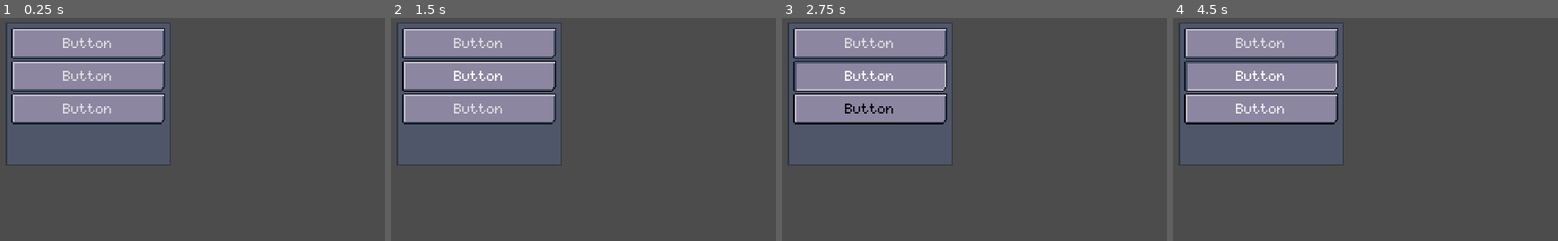
Above: before the commit, frames 1-4 (left to right).
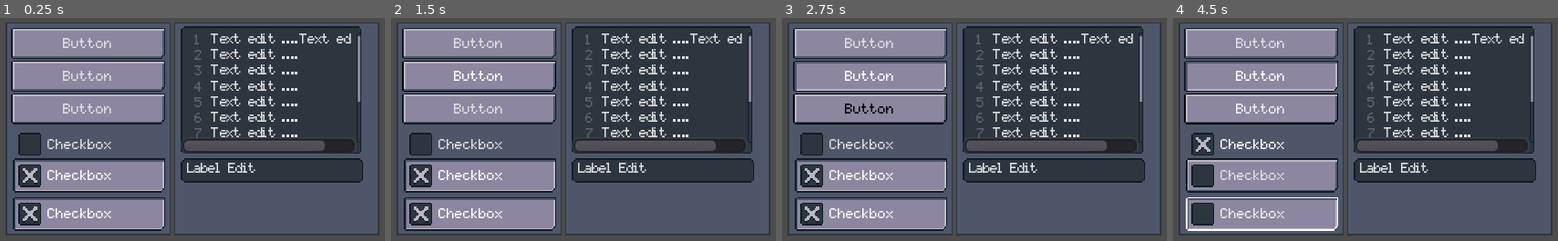
Above: after the commit, the same moments.

Repository: AndyGFX/AGFX_GD3_Pixel_Theme
Game: Godot game, scene res://MAIN.tscn
Same seed, same stepped clock (60 frames per second), same inputs: the game is played once before the commit and once after it.
Inputs (mouse positions are in pixels of both pictures, inside the frame that each line leads up to):
- Up to frame 1 (0.25 s): no input
- Up to frame 2 (1.5 s): click "Button" at 0.5 s; click "Button" at 1.25 s
- Up to frame 3 (2.75 s): click "Button" at 2 s
- Up to frame 4 (4.5 s): click (1261, 145) at 2.75 s, where only the run after the commit has a clickable "Checkbox"; click (1261, 176) at 3.5 s, where only the run after the commit has a clickable "Checkbox"; click (1261, 214) at 4.25 s, where only the run after the commit has a clickable "Checkbox"

The runs differ from the first frame. In frame 1, 64% of the frame differs, in the area x 1-99%, y 2-98%; in frame 2, 64%; in frame 3, 64%; in frame 4, 64%.

Commit message:
Added TextEdit and LabelEdit UI

Diff:
--- a/MAIN.tscn
+++ b/MAIN.tscn
@@ -19,6 +19,7 @@
 
 [node name="Panel" type="Panel" parent="." index="0"]
 
+editor/display_folded = true
 anchor_left = 0.0
 anchor_top = 0.0
 anchor_right = 0.0
@@ -26,7 +27,7 @@
 margin_left = 4.0
 margin_top = 3.0
 margin_right = 120.0
-margin_bottom = 104.0
+margin_bottom = 153.0
 rect_pivot_offset = Vector2( 0, 0 )
 rect_clip_content = false
 mouse_filter = 0
@@ -116,3 +117,168 @@
 flat = false
 align = 1
 _sections_unfolded = [ "Theme" ]
+
+[node name="CheckBox" type="CheckBox" parent="Panel" index="3"]
+
+anchor_left = 0.0
+anchor_top = 0.0
+anchor_right = 0.0
+anchor_bottom = 0.0
+margin_left = 5.0
+margin_top = 74.0
+margin_right = 112.0
+margin_bottom = 98.0
+rect_pivot_offset = Vector2( 0, 0 )
+rect_clip_content = false
+mouse_filter = 0
+mouse_default_cursor_shape = 0
+size_flags_horizontal = 1
+size_flags_vertical = 1
+toggle_mode = true
+enabled_focus_mode = 0
+shortcut = null
+group = null
+text = "Checkbox"
+flat = true
+align = 0
+
+[node name="CheckBox2" type="CheckBox" parent="Panel" index="4"]
+
+anchor_left = 0.0
+anchor_top = 0.0
+anchor_right = 0.0
+anchor_bottom = 0.0
+margin_left = 5.0
+margin_top = 96.0
+margin_right = 112.0
+margin_bottom = 120.0
+rect_pivot_offset = Vector2( 0, 0 )
+rect_clip_content = false
+mouse_filter = 0
+mouse_default_cursor_shape = 0
+size_flags_horizontal = 1
+size_flags_vertical = 1
+toggle_mode = true
+pressed = true
+enabled_focus_mode = 0
+shortcut = null
+group = null
+text = "Checkbox"
+flat = false
+align = 0
+
+[node name="CheckBox3" type="CheckBox" parent="Panel" index="5"]
+
+anchor_left = 0.0
+anchor_top = 0.0
+anchor_right = 0.0
+anchor_bottom = 0.0
+margin_left = 5.0
+margin_top = 123.0
+margin_right = 112.0
+margin_bottom = 147.0
+rect_pivot_offset = Vector2( 0, 0 )
+rect_clip_content = false
+mouse_filter = 0
+mouse_default_cursor_shape = 0
+size_flags_horizontal = 1
+size_flags_vertical = 1
+toggle_mode = true
+pressed = true
+enabled_focus_mode = 0
+shortcut = null
+group = null
+text = "Checkbox"
+flat = false
+align = 0
+
+[node name="Panel2" type="Panel" parent="." index="1"]
+
+anchor_left = 0.0
+anchor_top = 0.0
+anchor_right = 0.0
+anchor_bottom = 0.0
+margin_left = 122.0
+margin_top = 3.0
+margin_right = 266.0
+margin_bottom = 153.0
+rect_pivot_offset = Vector2( 0, 0 )
+rect_clip_content = false
+mouse_filter = 0
+mouse_default_cursor_shape = 0
+size_flags_horizontal = 1
+size_flags_vertical = 1
+theme = ExtResource( 1 )
+_sections_unfolded = [ "Theme" ]
+
+[node name="TextEdit" type="TextEdit" parent="Panel2" index="0"]
+
+anchor_left = 0.0
+anchor_top = 0.0
+anchor_right = 0.0
+anchor_bottom = 0.0
+margin_left = 5.0
+margin_top = 3.0
+margin_right = 132.0
+margin_bottom = 93.0
+rect_pivot_offset = Vector2( 0, 0 )
+rect_clip_content = false
+focus_mode = 2
+mouse_filter = 0
+mouse_default_cursor_shape = 0
+size_flags_horizontal = 1
+size_flags_vertical = 1
+theme = ExtResource( 1 )
+text = "Text edit ....Text edit ....
+Text edit ....
+Text edit ....
+Text edit ....
+Text edit ....
+Text edit ....
+Text edit ....
+Text edit ....
+Text edit ....
+Text edit ...."
+readonly = false
+highlight_current_line = false
+syntax_highlighting = false
+show_line_numbers = true
+highlight_all_occurrences = false
+override_selected_font_color = false
+context_menu_enabled = true
+smooth_scrolling = false
+v_scroll_speed = 80.0
+hiding_enabled = 0
+wrap_lines = false
+caret_block_mode = false
+caret_blink = false
+caret_blink_speed = 0.65
+caret_moving_by_right_click = true
+_sections_unfolded = [ "Theme" ]
+
+[node name="LineEdit" type="LineEdit" parent="Panel2" index="1"]
+
+anchor_left = 0.0
+anchor_top = 0.0
+anchor_right = 0.0
+anchor_bottom = 0.0
+margin_left = 5.0
+margin_top = 96.0
+margin_right = 133.0
+margin_bottom = 113.0
+rect_pivot_offset = Vector2( 0, 0 )
+rect_clip_content = false
+focus_mode = 2
+mouse_filter = 0
+mouse_default_cursor_shape = 1
+size_flags_horizontal = 1
+size_flags_vertical = 1
+theme = ExtResource( 1 )
+text = "Label Edit"
+focus_mode = 2
+context_menu_enabled = true
+placeholder_alpha = 0.6
+caret_blink = false
+caret_blink_speed = 0.65
+caret_position = 0
+_sections_unfolded = [ "Theme" ]
--- a/Pixel UI Theme/RPG_UI_Theme.tres
+++ b/Pixel UI Theme/RPG_UI_Theme.tres
@@ -1,11 +1,17 @@
-[gd_resource type="Theme" load_steps=18 format=2]
+[gd_resource type="Theme" load_steps=34 format=2]
 
 [ext_resource path="res://Pixel UI Theme/Sprites/Button_theme_Focus.png" type="Texture" id=1]
 [ext_resource path="res://Pixel UI Theme/Sprites/Button_theme_Hover.png" type="Texture" id=2]
 [ext_resource path="res://Pixel UI Theme/Sprites/Button_theme_Normal.png" type="Texture" id=3]
 [ext_resource path="res://Pixel UI Theme/Sprites/Button_theme_Pressed.png" type="Texture" id=4]
-[ext_resource path="res://Pixel UI Theme/Sprites/Panel.png" type="Texture" id=5]
-[ext_resource path="res://Pixel UI Theme/Fonts/pixelmix.ttf" type="DynamicFontData" id=6]
+[ext_resource path="res://Pixel UI Theme/Sprites/checkbox_checked.png" type="Texture" id=5]
+[ext_resource path="res://Pixel UI Theme/Sprites/checkbox_radio_checked.png" type="Texture" id=6]
+[ext_resource path="res://Pixel UI Theme/Sprites/checkbox_radio_unchecked.png" type="Texture" id=7]
+[ext_resource path="res://Pixel UI Theme/Sprites/checkbox_unchecked.png" type="Texture" id=8]
+[ext_resource path="res://Pixel UI Theme/Sprites/LineEdit.png" type="Texture" id=9]
+[ext_resource path="res://Pixel UI Theme/Sprites/Panel.png" type="Texture" id=10]
+[ext_resource path="res://Pixel UI Theme/Sprites/ScrollBar.png" type="Texture" id=11]
+[ext_resource path="res://Pixel UI Theme/Fonts/pixelmix.ttf" type="DynamicFontData" id=12]
 
 [sub_resource type="DynamicFontData" id=1]
 
@@ -119,13 +125,70 @@
 draw_center = true
 _sections_unfolded = [ "Margin" ]
 
-[sub_resource type="StyleBoxTexture" id=7]
-
-content_margin_left = -1.0
-content_margin_right = -1.0
-content_margin_top = -1.0
-content_margin_bottom = -1.0
-texture = ExtResource( 5 )
+[sub_resource type="StyleBoxTexture" id=8]
+
+content_margin_left = -1.0
+content_margin_right = -1.0
+content_margin_top = -1.0
+content_margin_bottom = -1.0
+texture = ExtResource( 9 )
+region_rect = Rect2( 0, 0, 16, 16 )
+margin_left = 4.0
+margin_right = 4.0
+margin_top = 4.0
+margin_bottom = 4.0
+expand_margin_left = 0.0
+expand_margin_right = 0.0
+expand_margin_top = 0.0
+expand_margin_bottom = 0.0
+modulate_color = Color( 1, 1, 1, 1 )
+draw_center = true
+_sections_unfolded = [ "Margin" ]
+
+[sub_resource type="StyleBoxTexture" id=16]
+
+content_margin_left = -1.0
+content_margin_right = -1.0
+content_margin_top = -1.0
+content_margin_bottom = -1.0
+texture = ExtResource( 9 )
+region_rect = Rect2( 0, 0, 16, 16 )
+margin_left = 4.0
+margin_right = 4.0
+margin_top = 4.0
+margin_bottom = 4.0
+expand_margin_left = 0.0
+expand_margin_right = 0.0
+expand_margin_top = 0.0
+expand_margin_bottom = 0.0
+modulate_color = Color( 1, 1, 1, 1 )
+draw_center = true
+_sections_unfolded = [ "Margin" ]
+
+[sub_resource type="StyleBoxTexture" id=9]
+
+content_margin_left = -1.0
+content_margin_right = -1.0
+content_margin_top = -1.0
+content_margin_bottom = -1.0
+margin_left = 0.0
+margin_right = 0.0
+margin_top = 0.0
+margin_bottom = 0.0
+expand_margin_left = 0.0
+expand_margin_right = 0.0
+expand_margin_top = 0.0
+expand_margin_bottom = 0.0
+modulate_color = Color( 1, 1, 1, 1 )
+draw_center = true
+
+[sub_resource type="StyleBoxTexture" id=10]
+
+content_margin_left = -1.0
+content_margin_right = -1.0
+content_margin_top = -1.0
+content_margin_bottom = -1.0
+texture = ExtResource( 10 )
 region_rect = Rect2( 0, 0, 8, 8 )
 margin_left = 4.0
 margin_right = 4.0
@@ -179,17 +242,157 @@
 draw_center = true
 _sections_unfolded = [ "Margin" ]
 
-[sub_resource type="DynamicFont" id=10]
+[sub_resource type="StyleBoxTexture" id=13]
+
+content_margin_left = -1.0
+content_margin_right = -1.0
+content_margin_top = -1.0
+content_margin_bottom = -1.0
+texture = ExtResource( 9 )
+region_rect = Rect2( 0, 0, 16, 16 )
+margin_left = 4.0
+margin_right = 4.0
+margin_top = 4.0
+margin_bottom = 4.0
+expand_margin_left = 0.0
+expand_margin_right = 0.0
+expand_margin_top = 0.0
+expand_margin_bottom = 0.0
+modulate_color = Color( 1, 1, 1, 1 )
+draw_center = true
+_sections_unfolded = [ "Margin" ]
+
+[sub_resource type="StyleBoxTexture" id=15]
+
+content_margin_left = -1.0
+content_margin_right = -1.0
+content_margin_top = -1.0
+content_margin_bottom = -1.0
+texture = ExtResource( 9 )
+region_rect = Rect2( 0, 0, 16, 16 )
+margin_left = 4.0
+margin_right = 4.0
+margin_top = 4.0
+margin_bottom = 4.0
+expand_margin_left = 0.0
+expand_margin_right = 0.0
+expand_margin_top = 0.0
+expand_margin_bottom = 0.0
+modulate_color = Color( 1, 1, 1, 1 )
+draw_center = true
+_sections_unfolded = [ "Margin" ]
+
+[sub_resource type="StyleBoxTexture" id=19]
+
+content_margin_left = -1.0
+content_margin_right = -1.0
+content_margin_top = -1.0
+content_margin_bottom = -1.0
+texture = ExtResource( 11 )
+region_rect = Rect2( 4, 0, 4, 4 )
+margin_left = 2.0
+margin_right = 2.0
+margin_top = 2.0
+margin_bottom = 2.0
+expand_margin_left = 0.0
+expand_margin_right = 0.0
+expand_margin_top = 0.0
+expand_margin_bottom = 0.0
+modulate_color = Color( 1, 1, 1, 1 )
+draw_center = true
+_sections_unfolded = [ "Margin" ]
+
+[sub_resource type="StyleBoxTexture" id=20]
+
+content_margin_left = -1.0
+content_margin_right = -1.0
+content_margin_top = -1.0
+content_margin_bottom = -1.0
+texture = ExtResource( 11 )
+region_rect = Rect2( 12, 0, 4, 4 )
+margin_left = 2.0
+margin_right = 2.0
+margin_top = 2.0
+margin_bottom = 2.0
+expand_margin_left = 0.0
+expand_margin_right = 0.0
+expand_margin_top = 0.0
+expand_margin_bottom = 0.0
+modulate_color = Color( 1, 1, 1, 1 )
+draw_center = true
+_sections_unfolded = [ "Margin" ]
+
+[sub_resource type="StyleBoxTexture" id=21]
+
+content_margin_left = -1.0
+content_margin_right = -1.0
+content_margin_top = -1.0
+content_margin_bottom = -1.0
+texture = ExtResource( 11 )
+region_rect = Rect2( 16, 0, 4, 4 )
+margin_left = 2.0
+margin_right = 2.0
+margin_top = 2.0
+margin_bottom = 2.0
+expand_margin_left = 0.0
+expand_margin_right = 0.0
+expand_margin_top = 0.0
+expand_margin_bottom = 0.0
+modulate_color = Color( 1, 1, 1, 1 )
+draw_center = true
+_sections_unfolded = [ "Margin" ]
+
+[sub_resource type="StyleBoxTexture" id=17]
+
+content_margin_left = -1.0
+content_margin_right = -1.0
+content_margin_top = -1.0
+content_margin_bottom = -1.0
+texture = ExtResource( 11 )
+region_rect = Rect2( 0, 0, 4, 4 )
+margin_left = 2.0
+margin_right = 2.0
+margin_top = 2.0
+margin_bottom = 2.0
+expand_margin_left = 0.0
+expand_margin_right = 0.0
+expand_margin_top = 0.0
+expand_margin_bottom = 0.0
+modulate_color = Color( 1, 1, 1, 1 )
+draw_center = true
+_sections_unfolded = [ "Expand Margin", "Margin" ]
+
+[sub_resource type="StyleBoxTexture" id=18]
+
+content_margin_left = -1.0
+content_margin_right = -1.0
+content_margin_top = -1.0
+content_margin_bottom = -1.0
+texture = ExtResource( 11 )
+region_rect = Rect2( 8, 0, 4, 4 )
+margin_left = 2.0
+margin_right = 2.0
+margin_top = 2.0
+margin_bottom = 2.0
+expand_margin_left = 0.0
+expand_margin_right = 0.0
+expand_margin_top = 0.0
+expand_margin_bottom = 0.0
+modulate_color = Color( 1, 1, 1, 1 )
+draw_center = true
+_sections_unfolded = [ "Margin" ]
+
+[sub_resource type="DynamicFont" id=14]
 
 size = 8
 use_mipmaps = false
 use_filter = false
-font_data = ExtResource( 6 )
+font_data = ExtResource( 12 )
 _sections_unfolded = [ "Font" ]
 
 [resource]
 
-default_font = SubResource( 10 )
+default_font = SubResource( 14 )
 Button/colors/font_color = Color( 0.878431, 0.878431, 0.878431, 1 )
 Button/colors/font_color_disabled = Color( 0.9, 0.9, 0.9, 0.2 )
 Button/colors/font_color_hover = Color( 0, 0, 0, 1 )
@@ -197,11 +400,81 @@
 Button/constants/hseparation = 2
 Button/fonts/font = SubResource( 2 )
 Button/styles/disabled = SubResource( 3 )
-Button/styles/focus = SubResource( 11 )
-Button/styles/hover = SubResource( 4 )
-Button/styles/normal = SubResource( 5 )
-Button/styles/pressed = SubResource( 6 )
-Panel/styles/panel = SubResource( 7 )
-Panel/styles/panelf = SubResource( 8 )
-Panel/styles/panelnc = SubResource( 9 )
-_sections_unfolded = [ "Button", "Button/fonts", "Button/styles", "Panel/styles" ]
+Button/styles/focus = SubResource( 4 )
+Button/styles/hover = SubResource( 5 )
+Button/styles/normal = SubResource( 6 )
+Button/styles/pressed = SubResource( 7 )
+CheckBox/colors/font_color = Color( 0.878431, 0.878431, 0.878431, 1 )
+CheckBox/colors/font_color_disabled = Color( 0.9, 0.9, 0.9, 0.2 )
+CheckBox/colors/font_color_hover = Color( 0.941176, 0.941176, 0.941176, 1 )
+CheckBox/colors/font_color_pressed = Color( 1, 1, 1, 1 )
+CheckBox/constants/check_vadjust = 0
+CheckBox/constants/hseparation = 4
+CheckBox/fonts/font = null
+CheckBox/icons/checked = ExtResource( 5 )
+CheckBox/icons/radio_checked = ExtResource( 6 )
+CheckBox/icons/radio_unchecked = ExtResource( 7 )
+CheckBox/icons/unchecked = ExtResource( 8 )
+CheckBox/styles/disabled = null
+CheckBox/styles/focus = null
+CheckBox/styles/hover = null
+CheckBox/styles/normal = null
+CheckBox/styles/pressed = null
+LineEdit/colors/cursor_color = Color( 0.941176, 0.941176, 0.941176, 1 )
+LineEdit/colors/font_color = Color( 0.878431, 0.878431, 0.878431, 1 )
+LineEdit/colors/font_color_selected = Color( 0, 0, 0, 1 )
+LineEdit/colors/selection_color = Color( 0.490196, 0.490196, 0.490196, 1 )
+LineEdit/constants/minimum_spaces = 12
+LineEdit/fonts/font = null
+LineEdit/styles/ = SubResource( 8 )
+LineEdit/styles/focus = null
+LineEdit/styles/normal = SubResource( 16 )
+LineEdit/styles/read_only = null
+MenuButton/icons/ = null
+OptionButton/styles/ = SubResource( 9 )
+Panel/styles/panel = SubResource( 10 )
+Panel/styles/panelf = SubResource( 11 )
+Panel/styles/panelnc = SubResource( 12 )
+TextEdit/colors/background_color = Color( 0, 0, 0, 0 )
+TextEdit/colors/brace_mismatch_color = Color( 1, 0.2, 0.2, 1 )
+TextEdit/colors/breakpoint_color = Color( 0.8, 0.8, 0.4, 0.2 )
+TextEdit/colors/caret_background_color = Color( 0, 0, 0, 1 )
+TextEdit/colors/caret_color = Color( 0.878431, 0.878431, 0.878431, 1 )
+TextEdit/colors/code_folding_color = Color( 0.8, 0.8, 0.8, 0.8 )
+TextEdit/colors/completion_background_color = Color( 0.172549, 0.164706, 0.196078, 1 )
+TextEdit/colors/completion_existing_color = Color( 0.87451, 0.87451, 0.87451, 0.129412 )
+TextEdit/colors/completion_font_color = Color( 0.666667, 0.666667, 0.666667, 1 )
+TextEdit/colors/completion_scroll_color = Color( 1, 1, 1, 1 )
+TextEdit/colors/completion_selected_color = Color( 0.262745, 0.258824, 0.266667, 1 )
+TextEdit/colors/current_line_color = Color( 0.25, 0.25, 0.26, 0.8 )
+TextEdit/colors/font_color = Color( 0.878431, 0.878431, 0.878431, 1 )
+TextEdit/colors/font_color_selected = Color( 0, 0, 0, 1 )
+TextEdit/colors/function_color = Color( 0.4, 0.635294, 0.807843, 1 )
+TextEdit/colors/line_number_color = Color( 0.666667, 0.666667, 0.666667, 0.4 )
+TextEdit/colors/mark_color = Color( 1, 0.4, 0.4, 0.4 )
+TextEdit/colors/member_variable_color = Color( 0.901961, 0.305882, 0.34902, 1 )
+TextEdit/colors/number_color = Color( 0.921569, 0.584314, 0.196078, 1 )
+TextEdit/colors/selection_color = Color( 0.490196, 0.490196, 0.490196, 1 )
+TextEdit/colors/symbol_color = Color( 0.941176, 0.941176, 0.941176, 1 )
+TextEdit/colors/word_highlighted_color = Color( 0.8, 0.9, 0.9, 0.15 )
+TextEdit/constants/completion_lines = 7
+TextEdit/constants/completion_max_width = 50
+TextEdit/constants/completion_scroll_width = 3
+TextEdit/constants/line_spacing = 4
+TextEdit/fonts/font = null
+TextEdit/icons/tab = null
+TextEdit/styles/ = SubResource( 13 )
+TextEdit/styles/completion = null
+TextEdit/styles/focus = null
+TextEdit/styles/normal = SubResource( 15 )
+TextEdit/styles/read_only = null
+VScrollBar/icons/decrement = null
+VScrollBar/icons/decrement_highlight = null
+VScrollBar/icons/increment = null
+VScrollBar/icons/increment_highlight = null
+VScrollBar/styles/grabber = SubResource( 19 )
+VScrollBar/styles/grabber_highlight = SubResource( 20 )
+VScrollBar/styles/grabber_pressed = SubResource( 21 )
+VScrollBar/styles/scroll = SubResource( 17 )
+VScrollBar/styles/scroll_focus = SubResource( 18 )
+_sections_unfolded = [ "Button/fonts", "Button/styles", "CheckBox/icons", "CheckBox/styles", "LineEdit/icons", "LineEdit/styles", "MenuButton/icons", "OptionButton/styles", "Panel/styles", "TextEdit/styles", "VScrollBar/styles", "VSlider/styles" ]
Not shown: 6 places in Pixel UI Theme/RPG_UI_Theme.tres that only renumber resources
Binary file added: Pixel UI Theme/Sprites/LineEdit.png
Not shown, added: Pixel UI Theme/Sprites/LineEdit.png.import
Binary file added: Pixel UI Theme/Sprites/ScrollBar.aseprite
Binary file added: Pixel UI Theme/Sprites/ScrollBar.png
Not shown, added: Pixel UI Theme/Sprites/ScrollBar.png.import
Binary file added: Pixel UI Theme/Sprites/checkbox_checked.png
Not shown, added: Pixel UI Theme/Sprites/checkbox_checked.png.import
Binary file added: Pixel UI Theme/Sprites/checkbox_radio_checked.png
Not shown, added: Pixel UI Theme/Sprites/checkbox_radio_checked.png.import
Binary file added: Pixel UI Theme/Sprites/checkbox_radio_unchecked.png
Not shown, added: Pixel UI Theme/Sprites/checkbox_radio_unchecked.png.import
(and 2 more such lines)
